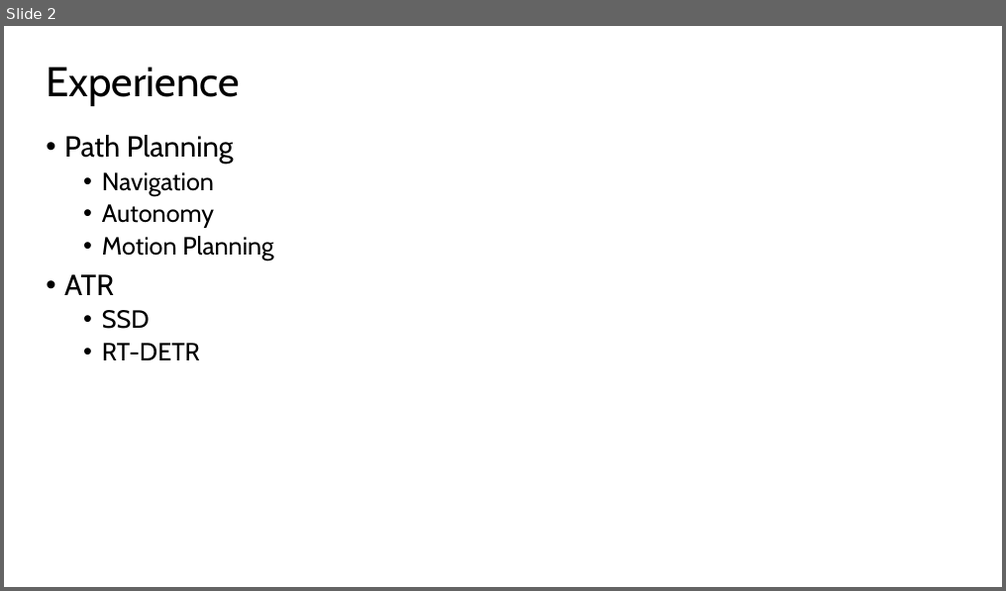
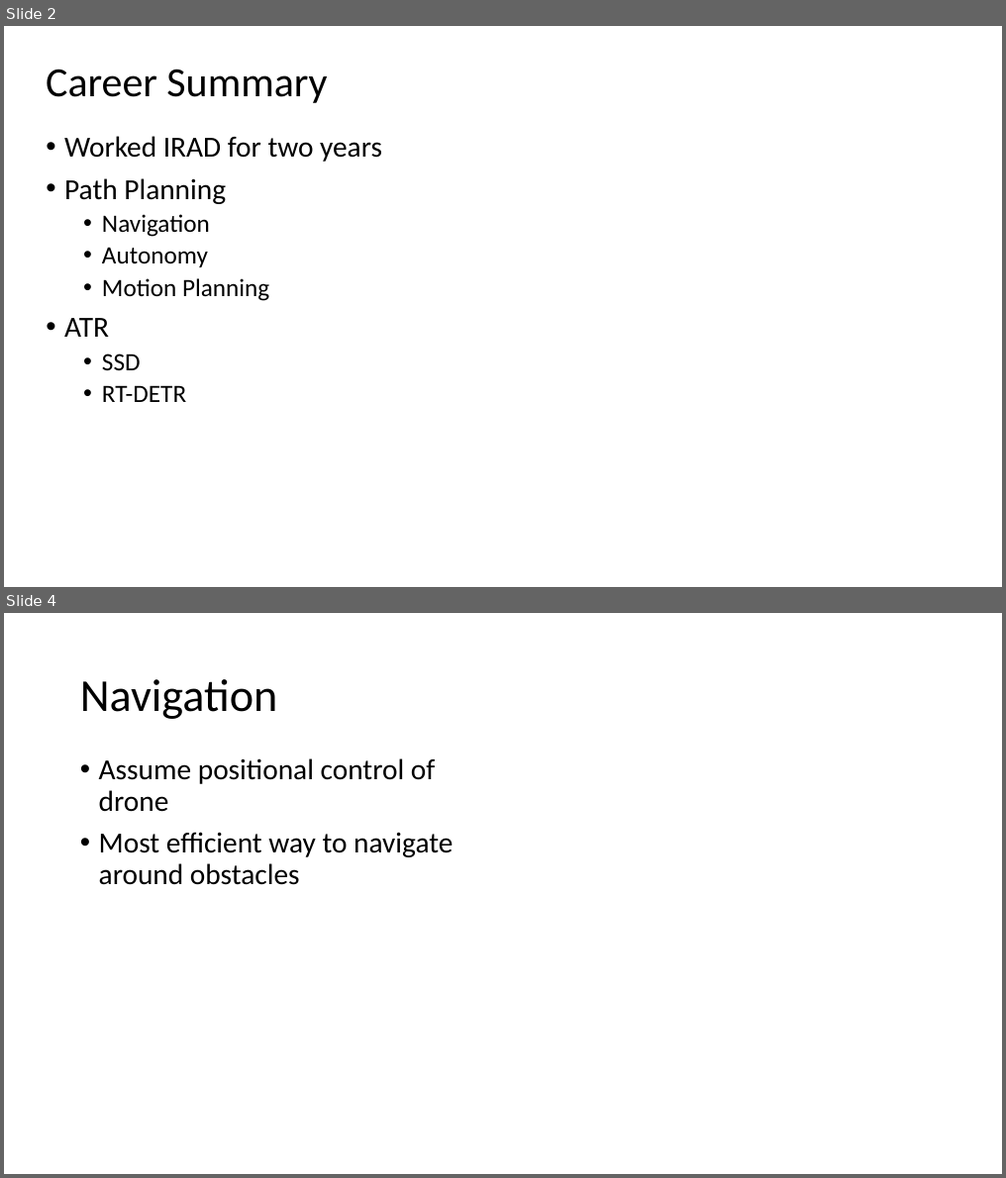
Before and after one commit to akshaygulabrao/flappybird-monorepo, a slide deck: Slides.pptx. Shown one above the other, each under a label of ours: slide 2 before the commit, slides 2 and 4 after it; the slides between them are not shown. The pictures are 1006x591 and 1006x1178 pixels, drawn with LibreOffice and Linux fonts; fonts in the diff are those of the drawing. Boxes give left, top, right and bottom in pixels: in the first picture for what was removed or moved away, otherwise in the second. Text is boxed around its words. In the diff, an @@ line names an element or a change of style, - is before the commit and + after.

```diff
--- a/Slides.pptx
+++ b/Slides.pptx
@@ slide 4 added at [4, 613, 1002, 1174], background #FFFFFF @@
@@ title added at [80, 679, 278, 719], 44 pt, text #000000 @@
+Navigation
@@ text added at [99, 759, 452, 885], 28 pt, text #000000 @@
+• Assume positional control of drone
+• Most efficient way to navigate around obstacles
@@ slide 2 changed as well @@
@@ text at [46, 69, 327, 103]: text changed; font Cabin to Calibri @@
-Experience
+Career Summary
@@ text at [64, 136, 382, 162]: paragraph added @@
+• Worked IRAD for two years
@@ text at [64, 178, 269, 402]: font Cabin to Calibri in "Path Planning", "Navigation", "Autonomy", "Motion Planning" and 3 more places @@
```
Also in this commit, not shown: 1 other slide changed, 7 other slides added, 14 slides removed, 6 other files.
